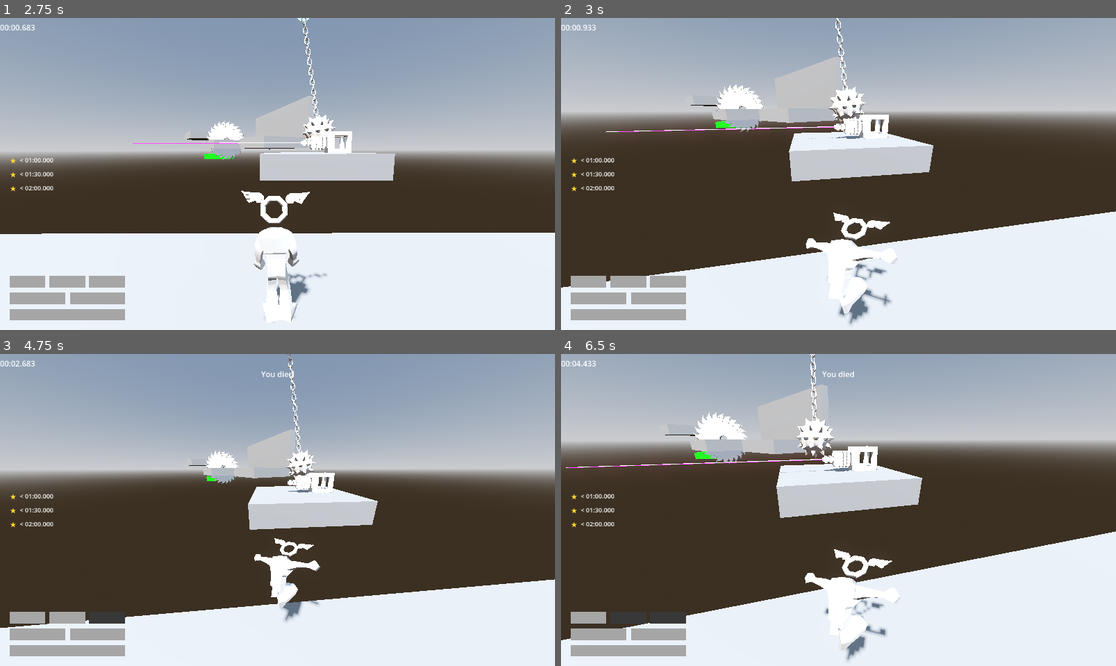
Above: before the commit, frames 1-4 (two rows, left to right).
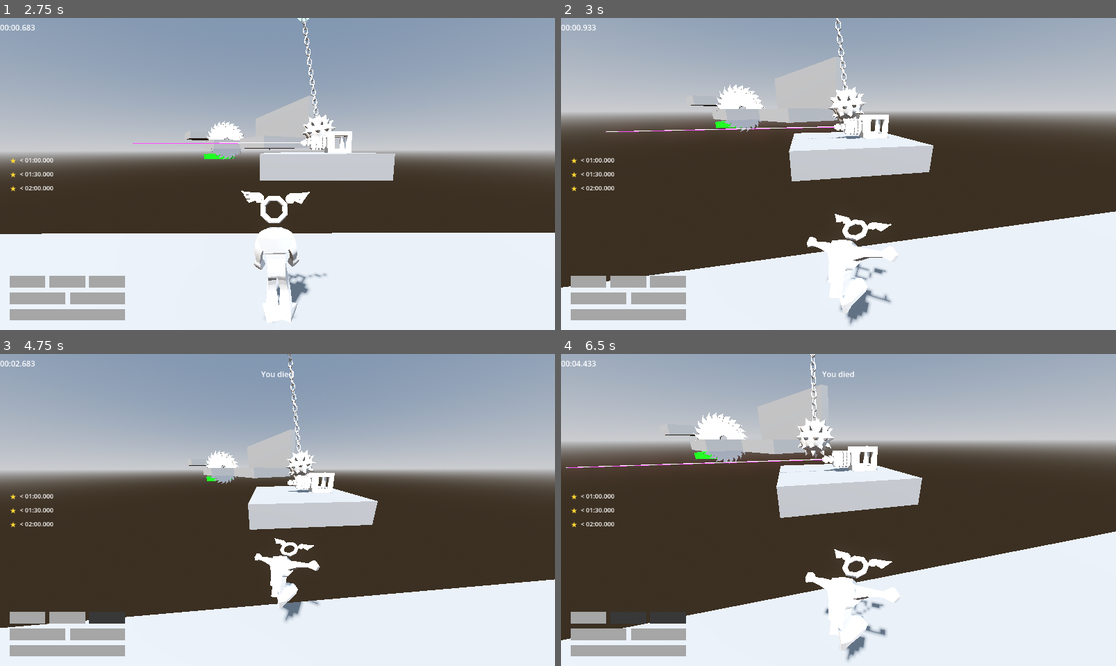
Above: after the commit, the same moments.

Repository: jpvds1/DDJD
Game: Godot game, scene res://scenes/game_controller.tscn
Two runs of this game, one before a commit and one after it. Both use one fixed random seed, a clock stepped at 60 frames per second and the inputs below. Sound files missing from this copy of the repository are replaced by a short silence.
Inputs (mouse positions are in pixels of both pictures, inside the frame that each line leads up to):
- Up to frame 1 (2.75 s): click "Continue as Guest" at 0.5 s; click "Play" at 1.25 s; click "LEVEL 1" at 2 s
- Up to frame 2 (3 s): tap Enter at 2.75 s; move the mouse to (866, 174) at 2.77 s; hold W (move_forwards) from 2.78 s (still down); tap Space (jump) at 2.85 s
- Up to frame 3 (4.75 s): keep holding W (move_forwards); tap Space (jump) at 3.02, 3.32, 3.77, 3.8, 4.07, 4.55 s; move the mouse to (249, 510) at 3.52 s; tap Q (dash) at 3.6 s; move the mouse to (288, 503) at 4.27 s; hold Shift (sprint) from 4.28 s (still down)
- Up to frame 4 (6.5 s): keep holding W (move_forwards); move the mouse to (832, 516) at 5.02 s; release Shift (sprint) at 5.03 s; tap Space (jump) at 5.1, 5.27, 5.57, 6.02, 6.05, 6.32 s; move the mouse to (877, 513) at 5.77 s; tap Q (dash) at 5.85 s

Frame 1 is identical in both runs. In frame 2, 0.4% of the frame differs, in the area x 44-61%, y 62-97%; in frame 3, less than 0.1%; in frame 4, less than 0.1%.

Commit message:
feat(player): add jump sound effect

Diff:
--- a/platformer-game/scenes/player/player_visuals.tscn
+++ b/platformer-game/scenes/player/player_visuals.tscn
@@ -1,6 +1,7 @@
 [gd_scene format=3 uid="uid://jguqtkv8drl1"]
 
 [ext_resource type="PackedScene" uid="uid://cu7ms8tx84a0l" path="res://assets/models/player/player.glb" id="2_woat5"]
+[ext_resource type="AudioStream" uid="uid://dcarkwm2clq46" path="res://assets/sounds/player/player_jump.wav" id="3_b6vsu"]
 [ext_resource type="PackedScene" uid="uid://yixnuy1qohl7" path="res://assets/models/cosmetics/wings.glb" id="4_m2k08"]
 [ext_resource type="AnimationLibrary" uid="uid://b7yt2c7m7hxbi" path="res://assets/models/player/player_fall.glb" id="5_4yw4v"]
 [ext_resource type="AnimationLibrary" uid="uid://c7mmexla4wmco" path="res://assets/models/player/player_idle.glb" id="6_73k46"]
@@ -99,21 +100,26 @@
 bones/23/rotation = Quaternion(0.38965616, 0.015789725, -0.0066915387, 0.92080075)
 
 [node name="BoneAttachment3D" type="BoneAttachment3D" parent="Armature/Skeleton3D" index="6" unique_id=2030324437]
-transform = Transform3D(0.9990872, 0.001291214, -0.04269907, 0.042407308, 0.09046455, 0.99499637, 0.0051475046, -0.9958987, 0.09032717, -1.3567488, 0.08362487, -122.90642)
+transform = Transform3D(0.9942794, -0.047680385, -0.09557685, 0.096574545, 0.019073814, 0.99514306, -0.04562579, -0.99868065, 0.023569394, -6.22068, -0.3918919, -122.376564)
 bone_name = "mixamorig_Head"
 bone_idx = 5
 
 [node name="wings" parent="Armature/Skeleton3D/BoneAttachment3D" index="0" unique_id=359228361 instance=ExtResource("4_m2k08")]
 transform = Transform3D(100, 0, 0, 0, 100, -5.820766e-09, 0, 5.820766e-09, 100, 0.07690239, 38.89086, -3.3907375)
 
-[node name="AnimationPlayer" type="AnimationPlayer" parent="." index="1" unique_id=495280190]
+[node name="SFX" type="Node3D" parent="." index="1" unique_id=1366908796]
+
+[node name="Jump" type="AudioStreamPlayer" parent="SFX" index="0" unique_id=1937560837]
+stream = ExtResource("3_b6vsu")
+
+[node name="AnimationPlayer" type="AnimationPlayer" parent="." index="2" unique_id=495280190]
 libraries/player_fall = ExtResource("5_4yw4v")
 libraries/player_idle = ExtResource("6_73k46")
 libraries/player_jump = ExtResource("7_o1fm1")
 libraries/player_sprint = ExtResource("8_n6s7f")
 libraries/player_walk = ExtResource("9_yqled")
 
-[node name="AnimationTree" type="AnimationTree" parent="." index="2" unique_id=1057200468]
+[node name="AnimationTree" type="AnimationTree" parent="." index="3" unique_id=1057200468]
 tree_root = SubResource("AnimationNodeBlendTree_73k46")
 anim_player = NodePath("../AnimationPlayer")
 parameters/Movement/blend_position = Vector2(0, 0)
--- a/platformer-game/scripts/player/player.gd
+++ b/platformer-game/scripts/player/player.gd
@@ -99,6 +99,7 @@
 # Signals
 # ---------------------------------------------------------
 
+signal jumped(jump_number: int)
 signal extra_jumps_changed(current_extra_jumps: int, max_extra_jumps: int)
 signal dash_count_changed(current: int, max_count: int)
 signal dash_cooldown_started(duration: float)
@@ -279,6 +280,7 @@
 	if is_wall_running:
 		do_wall_jump()
 		jump_buffer_timer = 0.0
+		jumped.emit(0)
 		return
 
 	# Ground jump when on the ground or on coyote time
@@ -287,10 +289,12 @@
 		do_ground_jump()
 		coyote_timer = 0.0
 		jump_buffer_timer = 0.0
+		jumped.emit(0)
 	elif extra_jumps_left > 0:
 		do_extra_jump()
 		extra_jumps_left -= 1
 		jump_buffer_timer = 0.0
+		jumped.emit(stats.max_extra_jumps.get_int() - extra_jumps_left)
 		extra_jumps_changed.emit(extra_jumps_left, stats.max_extra_jumps.get_int())
 
 func handle_jump_cut() -> void:
--- a/platformer-game/scripts/player/player_animation.gd
+++ b/platformer-game/scripts/player/player_animation.gd
@@ -6,6 +6,7 @@
 
 @onready var animation_tree: AnimationTree = $AnimationTree
 @onready var stats: Node = %StatsManager
+@onready var jump_audio_player: AudioStreamPlayer = $SFX/Jump
 
 # ---------------------------------------------------------
 # Variables
@@ -20,16 +21,21 @@
 # Methods
 # ---------------------------------------------------------
 
-func _on_extra_jumps_changed(current_extra_jumps: int, max_extra_jumps: int) -> void:
-	if current_extra_jumps < max_extra_jumps:
-		_fall_blend = 0.8
+func _on_jumped(jump_number: int) -> void:
+	_fall_blend = 0.8
+
+	# play the
+	jump_audio_player.pitch_scale = 1.0 + float(jump_number) * 0.1
+	jump_audio_player.play()
+
 
 # Called when the node enters the scene tree for the first time.
 func _ready() -> void:
 	_player = get_parent() as CharacterBody3D
 
 	# connect to the jump event
-	_player.extra_jumps_changed.connect(_on_extra_jumps_changed)
+	_player.jumped.connect(_on_jumped)
+
 
 func _physics_process(delta: float) -> void:
 	var lerp_weight := blend_strength * delta
Not shown, added: platformer-game/assets/sounds/player/player_jump.wav.import
Not shown, added: platformer-game/assets/sounds/player/player_jump.wav
